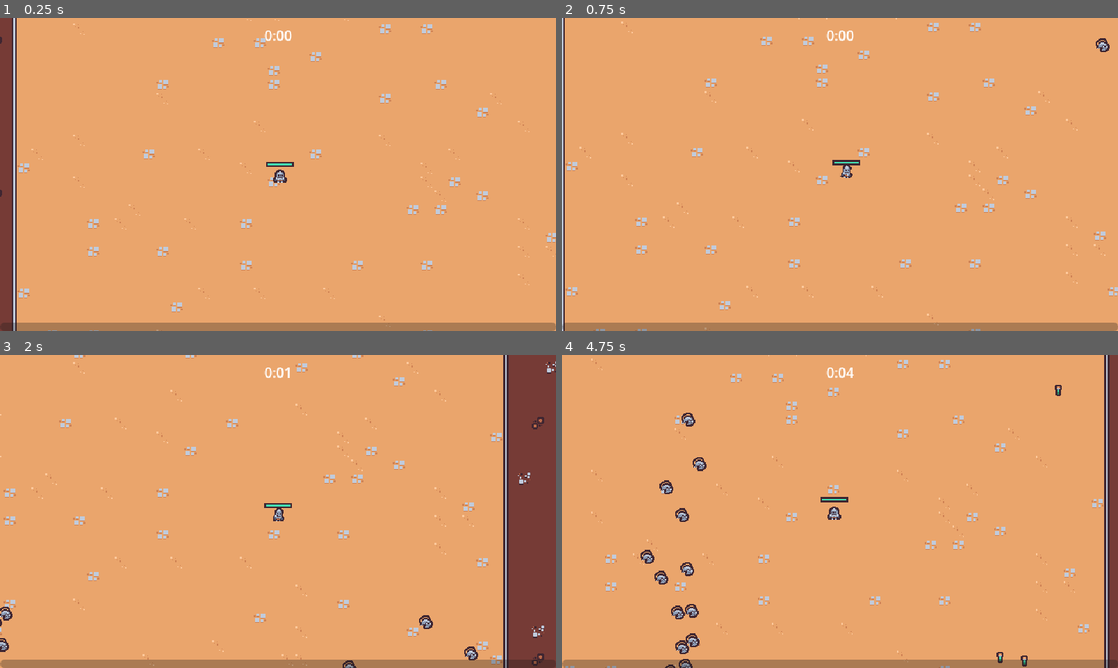
Above: before the commit, frames 1-4 (two rows, left to right).
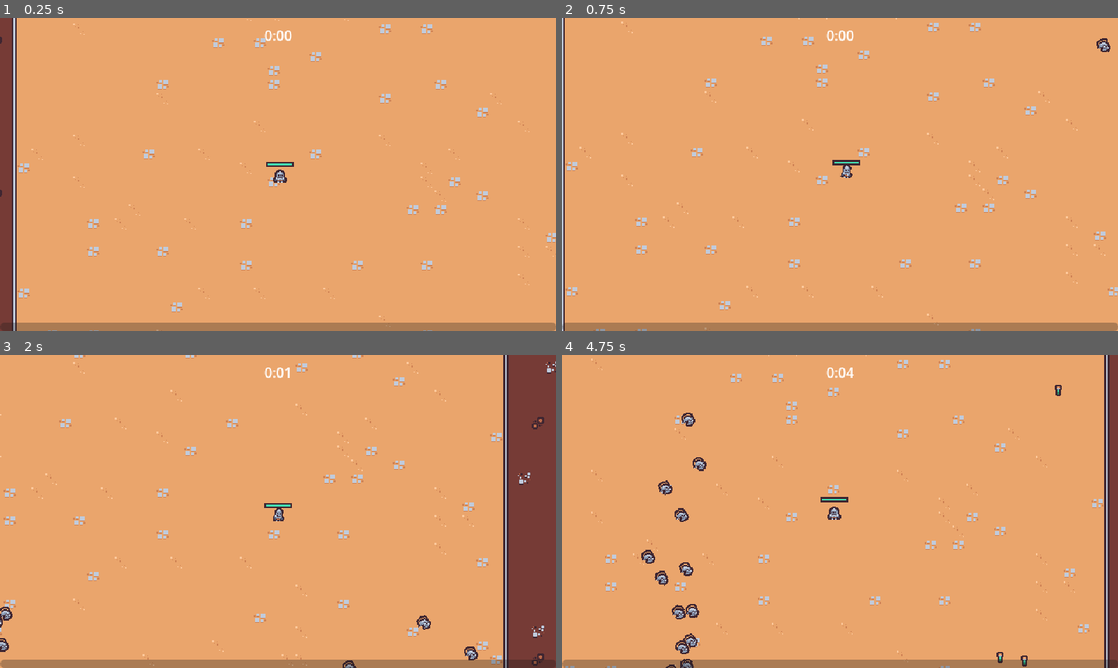
Above: after the commit, the same moments.

Repository: xiaorongdian/2dsurvivorscourse
Game: Godot game, scene res://scenes/main/main.tscn
Same seed, same stepped clock (60 frames per second), same inputs: the game is played once before the commit and once after it.
Inputs (mouse positions are in pixels of both pictures, inside the frame that each line leads up to):
- Up to frame 1 (0.25 s): no input
- Up to frame 2 (0.75 s): move the mouse to (962, 158) at 0.52 s; press the mouse at (962, 158) at 0.53 s; hold Right (move_right) from 0.53 s (still down)
- Up to frame 3 (2 s): move the mouse to (166, 527) at 1.27 s; release Right (move_right) at 1.28 s; release the mouse at (166, 527) at 1.28 s; hold Down (move_down) from 1.28 s (still down); click (166, 527) at 1.35 s
- Up to frame 4 (4.75 s): move the mouse to (895, 442) at 2.02 s; release Down (move_down) at 2.03 s; press the mouse at (895, 442) at 2.03 s; hold Right (move_right) 2.03-2.78 s; move the mouse to (812, 574) at 2.77 s; release the mouse at (812, 574) at 2.78 s; hold Up (move_up) 2.78-3.53 s; click (812, 574) at 2.85 s; move the mouse to (1006, 558) at 3.52 s; press the mouse at (1006, 558) at 3.53 s; hold Left (move_left) from 3.53 s (still down); move the mouse to (673, 464) at 4.27 s; release the mouse at (673, 464) at 4.28 s; click (673, 464) at 4.35 s

Frame 1 is identical in both runs. In frame 2, less than 0.1% of the frame differs, in the area x 96-99%, y 6-11%; in frame 3, less than 0.1%; in frame 4, 0.4%, in the area x 14-26%, y 18-100%.

Commit message:
死亡动画通用组件：死亡动画其实是发射一个粒子，设置角度，缩放等。

Diff:
--- a/scenes/ability/axe_ability/axe_ability.gd
+++ b/scenes/ability/axe_ability/axe_ability.gd
@@ -18,6 +18,7 @@
 	#tween运行完调用，使斧头消失
 	tween.tween_callback(queue_free)
 
+
 func tween_method(rotations: float):
 	#旋转百分比 2是我们最大值 rotations 在2秒内从0增长到2
 	var percent = rotations / 2
--- /dev/null
+++ b/scenes/component/death_component.tscn
@@ -0,0 +1,74 @@
+[gd_scene load_steps=8 format=3 uid="uid://xynltio0cny4"]
+
+[ext_resource type="Texture2D" uid="uid://digi6ufoox3ni" path="res://scenes/game_object/basic_enemy/basic_enemy.png" id="1_lgj88"]
+
+[sub_resource type="Animation" id="Animation_lgj88"]
+resource_name = "defalut"
+tracks/0/type = "value"
+tracks/0/imported = false
+tracks/0/enabled = true
+tracks/0/path = NodePath("GPUParticles2D:emitting")
+tracks/0/interp = 1
+tracks/0/loop_wrap = true
+tracks/0/keys = {
+"times": PackedFloat32Array(0),
+"transitions": PackedFloat32Array(1),
+"update": 1,
+"values": [true]
+}
+
+[sub_resource type="Animation" id="Animation_iwr6c"]
+length = 0.001
+tracks/0/type = "value"
+tracks/0/imported = false
+tracks/0/enabled = true
+tracks/0/path = NodePath("GPUParticles2D:emitting")
+tracks/0/interp = 1
+tracks/0/loop_wrap = true
+tracks/0/keys = {
+"times": PackedFloat32Array(0),
+"transitions": PackedFloat32Array(1),
+"update": 1,
+"values": [false]
+}
+
+[sub_resource type="AnimationLibrary" id="AnimationLibrary_muesg"]
+_data = {
+&"RESET": SubResource("Animation_iwr6c"),
+&"defalut": SubResource("Animation_lgj88")
+}
+
+[sub_resource type="Curve" id="Curve_sn7fp"]
+_data = [Vector2(0, 1), 0.0, 0.0, 0, 0, Vector2(0.6, 1), 0.0, 0.0, 0, 0, Vector2(1, 0), 0.0, 0.0, 0, 0]
+point_count = 3
+
+[sub_resource type="CurveTexture" id="CurveTexture_3jlqn"]
+curve = SubResource("Curve_sn7fp")
+
+[sub_resource type="ParticleProcessMaterial" id="ParticleProcessMaterial_lgj88"]
+particle_flag_disable_z = true
+direction = Vector3(0, -1, 0)
+spread = 30.0
+initial_velocity_min = 125.0
+initial_velocity_max = 200.0
+angular_velocity_min = -720.0
+angular_velocity_max = 720.0
+gravity = Vector3(0, 400, 0)
+scale_curve = SubResource("CurveTexture_3jlqn")
+
+[node name="DeathComponent" type="Node2D"]
+
+[node name="AnimationPlayer" type="AnimationPlayer" parent="."]
+libraries = {
+&"": SubResource("AnimationLibrary_muesg")
+}
+
+[node name="GPUParticles2D" type="GPUParticles2D" parent="."]
+emitting = false
+amount = 1
+texture = ExtResource("1_lgj88")
+lifetime = 0.65
+one_shot = true
+fixed_fps = 0
+interpolate = false
+process_material = SubResource("ParticleProcessMaterial_lgj88")
--- a/scenes/game_object/basic_enemy/basic_enemy.tscn
+++ b/scenes/game_object/basic_enemy/basic_enemy.tscn
@@ -7,7 +7,71 @@
 [ext_resource type="PackedScene" uid="uid://cy12g26ysdlwk" path="res://scenes/game_object/experience_vial/experience_vial.tscn" id="4_elloc"]
 [ext_resource type="PackedScene" uid="uid://bmccufxtk4ga4" path="res://scenes/component/hurtbox_component.tscn" id="5_bq7hi"]
 
+[sub_resource type="Animation" id="Animation_bq7hi"]
+resource_name = "walk"
+length = 0.4
+loop_mode = 1
+step = 0.1
+tracks/0/type = "value"
+tracks/0/imported = false
+tracks/0/enabled = true
+tracks/0/path = NodePath("Visuals/Sprite2D:position")
+tracks/0/interp = 1
+tracks/0/loop_wrap = true
+tracks/0/keys = {
+"times": PackedFloat32Array(0, 0.1, 0.3),
+"transitions": PackedFloat32Array(1, 1, 1),
+"update": 0,
+"values": [Vector2(0, 8), Vector2(-1, 8), Vector2(1, 8)]
+}
+tracks/1/type = "value"
+tracks/1/imported = false
+tracks/1/enabled = true
+tracks/1/path = NodePath("Visuals/Sprite2D:rotation")
+tracks/1/interp = 1
+tracks/1/loop_wrap = true
+tracks/1/keys = {
+"times": PackedFloat32Array(0, 0.1, 0.2, 0.3),
+"transitions": PackedFloat32Array(1, 1, 1, 1),
+"update": 0,
+"values": [0.174533, -0.174533, 0.174533, -0.174533]
+}
+
+[sub_resource type="Animation" id="Animation_jkye5"]
+length = 0.001
+tracks/0/type = "value"
+tracks/0/imported = false
+tracks/0/enabled = true
+tracks/0/path = NodePath("Visuals/Sprite2D:position")
+tracks/0/interp = 1
+tracks/0/loop_wrap = true
+tracks/0/keys = {
+"times": PackedFloat32Array(0),
+"transitions": PackedFloat32Array(1),
+"update": 0,
+"values": [Vector2(0, 8)]
+}
+tracks/1/type = "value"
+tracks/1/imported = false
+tracks/1/enabled = true
+tracks/1/path = NodePath("Visuals/Sprite2D:rotation")
+tracks/1/interp = 1
+tracks/1/loop_wrap = true
+tracks/1/keys = {
+"times": PackedFloat32Array(0),
+"transitions": PackedFloat32Array(1),
+"update": 0,
+"values": [0.0]
+}
+
+[sub_resource type="AnimationLibrary" id="AnimationLibrary_v58qd"]
+_data = {
+&"RESET": SubResource("Animation_jkye5"),
+&"walk": SubResource("Animation_bq7hi")
+}
+
 [sub_resource type="CircleShape2D" id="CircleShape2D_jkye5"]
+radius = 11.0
 
 [sub_resource type="CircleShape2D" id="CircleShape2D_fng3e"]
 radius = 6.08276
@@ -18,6 +82,12 @@
 collision_mask = 8
 motion_mode = 1
 script = ExtResource("1_gxg7h")
+
+[node name="AnimationPlayer" type="AnimationPlayer" parent="."]
+libraries = {
+&"": SubResource("AnimationLibrary_v58qd")
+}
+autoplay = "walk"
 
 [node name="HealthComponent" parent="." instance=ExtResource("2_isd1k")]
 
@@ -33,7 +103,9 @@
 visibility_layer = 4
 shape = SubResource("CircleShape2D_jkye5")
 
-[node name="Sprite2D" type="Sprite2D" parent="."]
+[node name="Visuals" type="Node2D" parent="."]
+
+[node name="Sprite2D" type="Sprite2D" parent="Visuals"]
 position = Vector2(0, 8)
 texture = ExtResource("1_fng3e")
 offset = Vector2(0, -8)
--- a/scenes/game_object/player/player.gd
+++ b/scenes/game_object/player/player.gd
@@ -65,7 +65,7 @@
 	damage_interval_timer.start()
 
 
-#更细一下hp显示
+#更新一下hp显示
 func update_health_display():
 	health_bar.value = health_component.get_health_percent()
 
--- a/scenes/game_object/player/player.tscn
+++ b/scenes/game_object/player/player.tscn
@@ -4,6 +4,45 @@
 [ext_resource type="Script" uid="uid://cwqc58gw2yvvg" path="res://scenes/game_object/player/player.gd" id="1_dovo2"]
 [ext_resource type="PackedScene" uid="uid://bt7qjoy5mv40h" path="res://scenes/ability/sword_ability_controller/sword_ability_controller.tscn" id="2_gmlin"]
 [ext_resource type="PackedScene" uid="uid://cxm8ccp38p802" path="res://scenes/component/health_component.tscn" id="2_ss5pk"]
+
+[sub_resource type="Animation" id="Animation_tj6oj"]
+length = 0.001
+tracks/0/type = "value"
+tracks/0/imported = false
+tracks/0/enabled = true
+tracks/0/path = NodePath("Visuals/Sprite2D:position")
+tracks/0/interp = 1
+tracks/0/loop_wrap = true
+tracks/0/keys = {
+"times": PackedFloat32Array(0),
+"transitions": PackedFloat32Array(1),
+"update": 0,
+"values": [Vector2(0, 5)]
+}
+tracks/1/type = "value"
+tracks/1/imported = false
+tracks/1/enabled = true
+tracks/1/path = NodePath("Visuals/Sprite2D:rotation")
+tracks/1/interp = 1
+tracks/1/loop_wrap = true
+tracks/1/keys = {
+"times": PackedFloat32Array(0),
+"transitions": PackedFloat32Array(1),
+"update": 0,
+"values": [0.0]
+}
+tracks/2/type = "value"
+tracks/2/imported = false
+tracks/2/enabled = true
+tracks/2/path = NodePath("Visuals/Sprite2D:scale")
+tracks/2/interp = 1
+tracks/2/loop_wrap = true
+tracks/2/keys = {
+"times": PackedFloat32Array(0),
+"transitions": PackedFloat32Array(1),
+"update": 0,
+"values": [Vector2(1, 1)]
+}
 
 [sub_resource type="Animation" id="Animation_ss5pk"]
 resource_name = "walk"
@@ -45,45 +84,6 @@
 "transitions": PackedFloat32Array(0.757861, 2.54912, 0.999999, 1),
 "update": 0,
 "values": [Vector2(1, 1), Vector2(0.8, 1.1), Vector2(1.5, 0.7), Vector2(1, 1)]
-}
-
-[sub_resource type="Animation" id="Animation_tj6oj"]
-length = 0.001
-tracks/0/type = "value"
-tracks/0/imported = false
-tracks/0/enabled = true
-tracks/0/path = NodePath("Visuals/Sprite2D:position")
-tracks/0/interp = 1
-tracks/0/loop_wrap = true
-tracks/0/keys = {
-"times": PackedFloat32Array(0),
-"transitions": PackedFloat32Array(1),
-"update": 0,
-"values": [Vector2(0, 5)]
-}
-tracks/1/type = "value"
-tracks/1/imported = false
-tracks/1/enabled = true
-tracks/1/path = NodePath("Visuals/Sprite2D:rotation")
-tracks/1/interp = 1
-tracks/1/loop_wrap = true
-tracks/1/keys = {
-"times": PackedFloat32Array(0),
-"transitions": PackedFloat32Array(1),
-"update": 0,
-"values": [0.0]
-}
-tracks/2/type = "value"
-tracks/2/imported = false
-tracks/2/enabled = true
-tracks/2/path = NodePath("Visuals/Sprite2D:scale")
-tracks/2/interp = 1
-tracks/2/loop_wrap = true
-tracks/2/keys = {
-"times": PackedFloat32Array(0),
-"transitions": PackedFloat32Array(1),
-"update": 0,
-"values": [Vector2(1, 1)]
 }
 
 [sub_resource type="AnimationLibrary" id="AnimationLibrary_pknkg"]
Not shown: 1 places in scenes/game_object/basic_enemy/basic_enemy.tscn that only renumber resources
